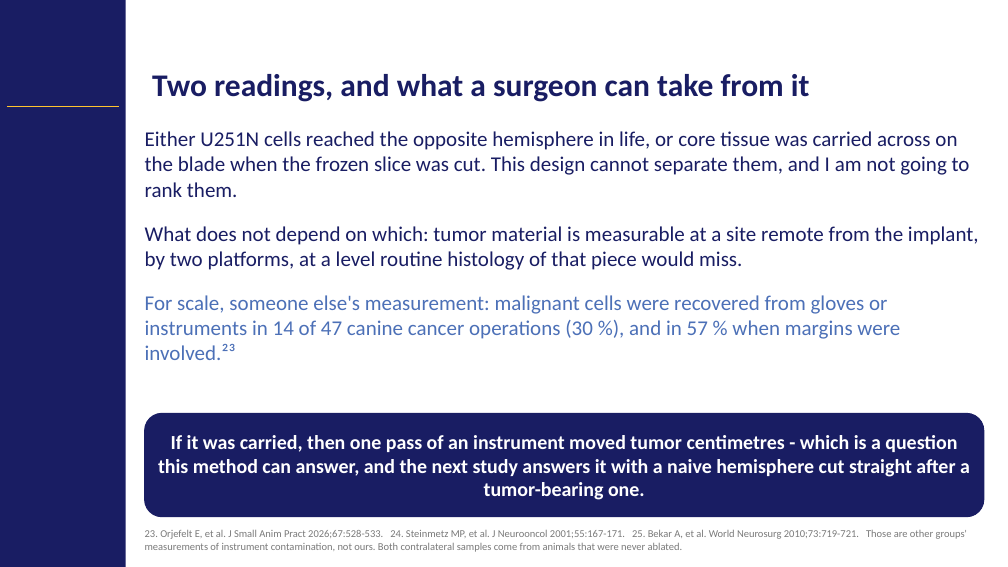
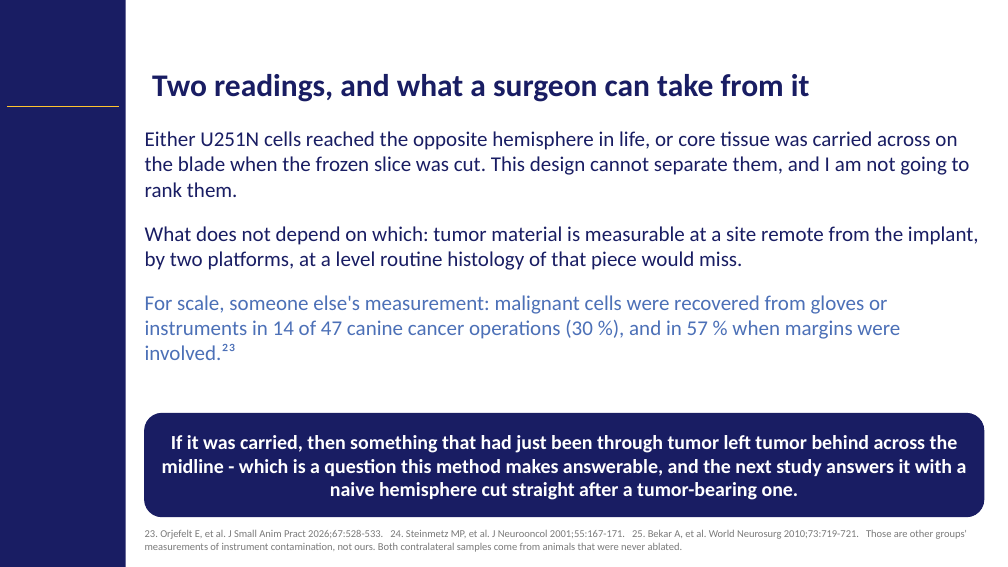
Before and after one commit to Gregory-Schwing-MD-PhD/u251-xenograft-rat-RNASeq-study, a slide deck: slide 23 of SLIDES/CNS2026_Schwing_Abstract418_CNStemplate_v6.pptx (slide 22 before the commit). Drawn at 1008x567 pixels with LibreOffice and Linux fonts; fonts in the diff are those of the drawing; background and template pictures are left out. Boxes give left, top, right and bottom in pixels: in the first picture for what was removed or moved away, otherwise in the second. Text is boxed around its words. In the diff, an @@ line names an element or a change of style, - is before the commit and + after.

```diff
--- a/SLIDES/CNS2026_Schwing_Abstract418_CNStemplate_v6.pptx
+++ b/SLIDES/CNS2026_Schwing_Abstract418_CNStemplate_v6.pptx
@@ text in rounded rectangle at bbox=[162, 435, 967, 500]: text changed @@
-If it was carried, then one pass of an instrument moved tumor centimetres - which is a question this method can answer, and the next study answers it with a naive hemisphere cut straight after a tumor-bearing one.
+If it was carried, then something that had just been through tumor left tumor behind across the midline - which is a question this method makes answerable, and the next study answers it with a naive hemisphere cut straight after a tumor-bearing one.
```
Also in this commit, not shown: 5 other slides changed, 1 slide added, 8 other files.
